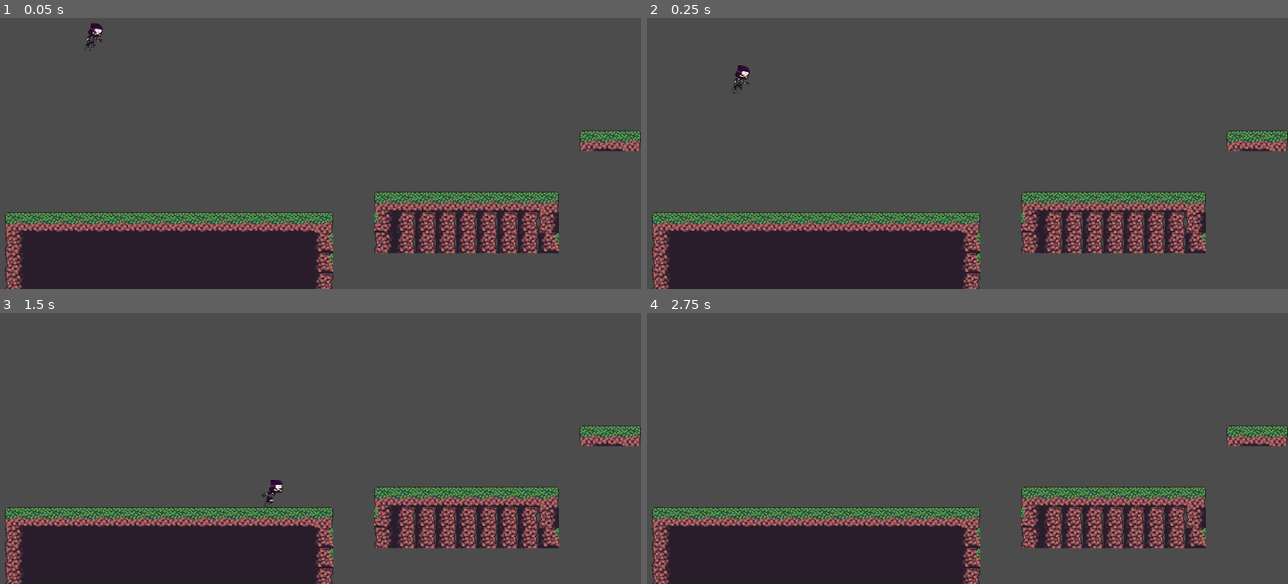
Above: before the commit, frames 1-4 (two rows, left to right).
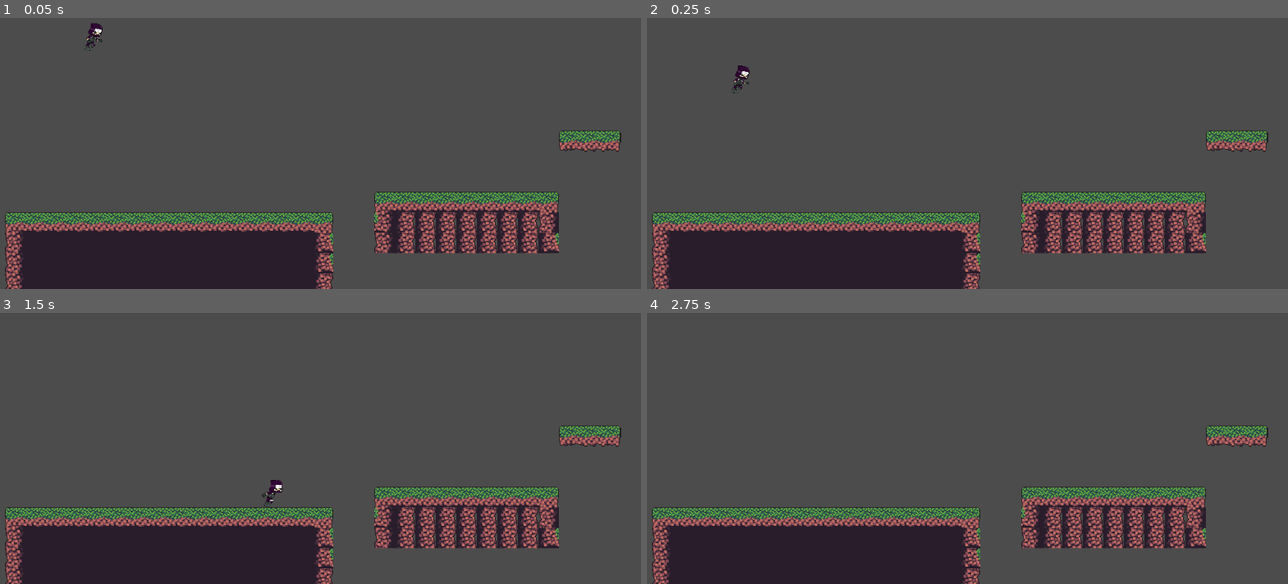
Above: after the commit, the same moments.

Repository: samopro/Robot-Ninja
Game: Godot game, scene res://Level1.tscn
Two runs of this game, one before a commit and one after it. Both use one fixed random seed, a clock stepped at 60 frames per second and the inputs below. The project has no main scene, so this scene is started directly.
Inputs:
- Up to frame 1 (0.05 s): no input
- Up to frame 2 (0.25 s): no input
- Up to frame 3 (1.5 s): hold Right (ui_right) from 0.53 s (still down); tap Space (ui_select) at 0.77 s
- Up to frame 4 (2.75 s): tap Space (ui_select) at 1.52 s; release Right (ui_right) at 2.03 s; hold Left (ui_left) from 2.03 s (still down)

The runs differ from the first frame. In frame 1, 0.5% of the frame differs, in the area x 87-100%, y 41-50%; in frame 2, 0.5%; in frame 3, 0.5%; in frame 4, 0.5%.

Commit message:
add floating tileset

Diff:
--- a/Level1.tscn
+++ b/Level1.tscn
@@ -9,6 +9,9 @@
 [ext_resource path="res://ASSETS/worldTiles/ground06.png" type="Texture" id=7]
 [ext_resource path="res://ASSETS/worldTiles/ground03.png" type="Texture" id=8]
 [ext_resource path="res://ASSETS/worldTiles/ground08.png" type="Texture" id=9]
+[ext_resource path="res://ASSETS/worldTiles/floot_ground02.png" type="Texture" id=10]
+[ext_resource path="res://ASSETS/worldTiles/floot_ground01.png" type="Texture" id=11]
+[ext_resource path="res://ASSETS/worldTiles/float_ground03.png" type="Texture" id=12]
 
 [sub_resource type="ConvexPolygonShape2D" id=1]
 points = PoolVector2Array( 0, 0, 32, 0, 32, 32, 0, 32 )
@@ -16,6 +19,9 @@
 [sub_resource type="ConvexPolygonShape2D" id=2]
 points = PoolVector2Array( 0, 0, 32, 0, 32, 32, 0, 32 )
 
+[sub_resource type="ConvexPolygonShape2D" id=9]
+points = PoolVector2Array( 0, 0, 33, 0, 33, 33, 0, 33 )
+
 [sub_resource type="ConvexPolygonShape2D" id=3]
 points = PoolVector2Array( 0, 0, 32, 0, 32, 32, 0, 32 )
 
@@ -30,6 +36,12 @@
 
 [sub_resource type="ConvexPolygonShape2D" id=7]
 points = PoolVector2Array( 0, 0, 32, 0, 32, 32, 0, 32 )
+
+[sub_resource type="ConvexPolygonShape2D" id=10]
+points = PoolVector2Array( 0, 0, 33, 0, 33, 33, 0, 33 )
+
+[sub_resource type="ConvexPolygonShape2D" id=11]
+points = PoolVector2Array( 0, 0, 33, 0, 33, 32, 0, 32 )
 
 [sub_resource type="TileSet" id=8]
 0/name = "ground01.png 0"
@@ -193,6 +205,69 @@
 7/shape_one_way_margin = 0.0
 7/shapes = [  ]
 7/z_index = 0
+8/name = "floot_ground02.png 8"
+8/texture = ExtResource( 10 )
+8/tex_offset = Vector2( 0, 0 )
+8/modulate = Color( 1, 1, 1, 1 )
+8/region = Rect2( 0, 0, 33, 33 )
+8/tile_mode = 0
+8/occluder_offset = Vector2( 0, 0 )
+8/navigation_offset = Vector2( 0, 0 )
+8/shape_offset = Vector2( 0, 0 )
+8/shape_transform = Transform2D( 1, 0, 0, 1, 0, 0 )
+8/shape = SubResource( 10 )
+8/shape_one_way = false
+8/shape_one_way_margin = 1.0
+8/shapes = [ {
+"autotile_coord": Vector2( 0, 0 ),
+"one_way": false,
+"one_way_margin": 1.0,
+"shape": SubResource( 10 ),
+"shape_transform": Transform2D( 1, 0, 0, 1, 0, 0 )
+} ]
+8/z_index = 0
+9/name = "floot_ground01.png 9"
+9/texture = ExtResource( 11 )
+9/tex_offset = Vector2( 0, 0 )
+9/modulate = Color( 1, 1, 1, 1 )
+9/region = Rect2( 0, 0, 33, 32 )
+9/tile_mode = 0
+9/occluder_offset = Vector2( 0, 0 )
+9/navigation_offset = Vector2( 0, 0 )
+9/shape_offset = Vector2( 0, 0 )
+9/shape_transform = Transform2D( 1, 0, 0, 1, 0, 0 )
+9/shape = SubResource( 11 )
+9/shape_one_way = false
+9/shape_one_way_margin = 1.0
+9/shapes = [ {
+"autotile_coord": Vector2( 0, 0 ),
+"one_way": false,
+"one_way_margin": 1.0,
+"shape": SubResource( 11 ),
+"shape_transform": Transform2D( 1, 0, 0, 1, 0, 0 )
+} ]
+9/z_index = 0
+10/name = "float_ground03.png 10"
+10/texture = ExtResource( 12 )
+10/tex_offset = Vector2( 0, 0 )
+10/modulate = Color( 1, 1, 1, 1 )
+10/region = Rect2( 0, 0, 33, 33 )
+10/tile_mode = 0
+10/occluder_offset = Vector2( 0, 0 )
+10/navigation_offset = Vector2( 0, 0 )
+10/shape_offset = Vector2( 0, 0 )
+10/shape_transform = Transform2D( 1, 0, 0, 1, 0, 0 )
+10/shape = SubResource( 9 )
+10/shape_one_way = false
+10/shape_one_way_margin = 1.0
+10/shapes = [ {
+"autotile_coord": Vector2( 0, 0 ),
+"one_way": false,
+"one_way_margin": 1.0,
+"shape": SubResource( 9 ),
+"shape_transform": Transform2D( 1, 0, 0, 1, 0, 0 )
+} ]
+10/z_index = 0
 
 [node name="Level1" type="Node"]
 
@@ -200,7 +275,7 @@
 tile_set = SubResource( 8 )
 cell_size = Vector2( 32, 32 )
 format = 1
-tile_data = PoolIntArray( 720925, 0, 0, 720926, 1, 0, 720927, 2, 0, 917523, 0, 0, 917524, 1, 0, 917525, …(1536 unchanged characters)…
+tile_data = PoolIntArray( 720924, 9, 0, 720925, 8, 0, 720926, 10, 0, 917523, 0, 0, 917524, 1, 0, 917525, …(1536 unchanged characters)…
 
 [node name="KinematicBody2D" parent="." instance=ExtResource( 2 )]
 position = Vector2( 167.678, 200.976 )
Binary file removed: ASSETS/worldTiles/GroundTiles.png
Binary file added: ASSETS/worldTiles/float_ground03.png
Not shown, added: ASSETS/worldTiles/float_ground03.png.import
Binary file added: ASSETS/worldTiles/floot_ground01.png
Not shown, added: ASSETS/worldTiles/floot_ground01.png.import
Binary file added: ASSETS/worldTiles/floot_ground02.png
Not shown, changed: ASSETS/worldTiles/floot_ground02.png.import
Not shown: 1 places in Level1.tscn that only renumber resources
